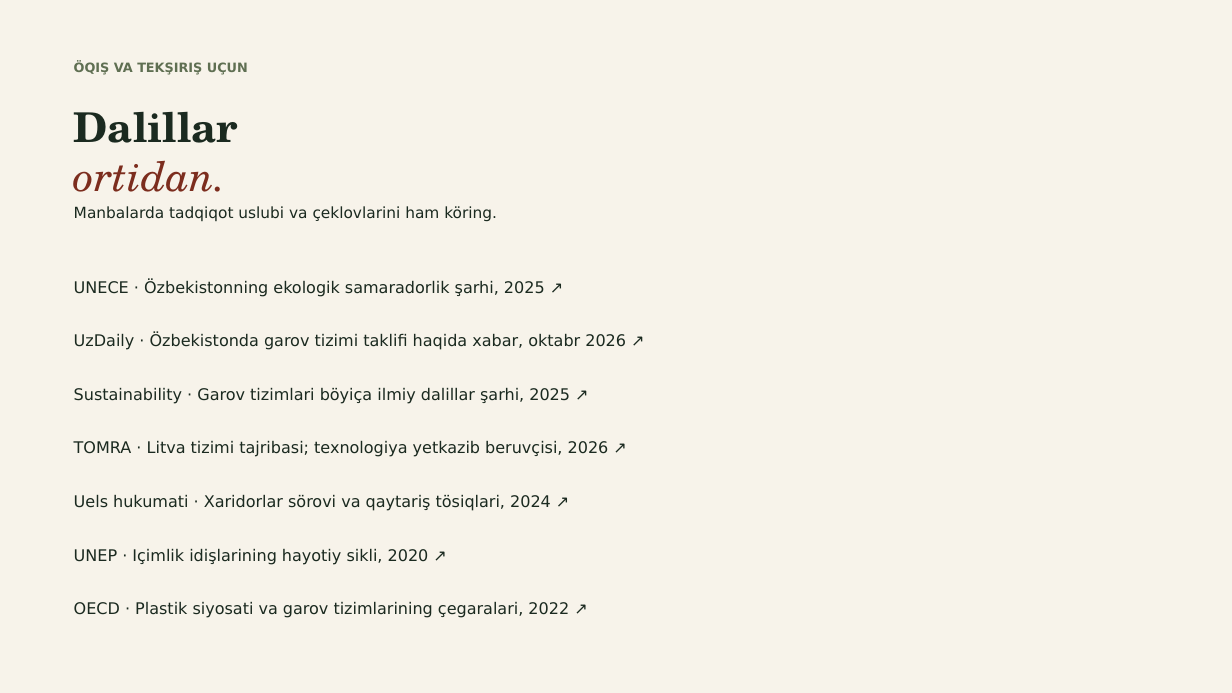
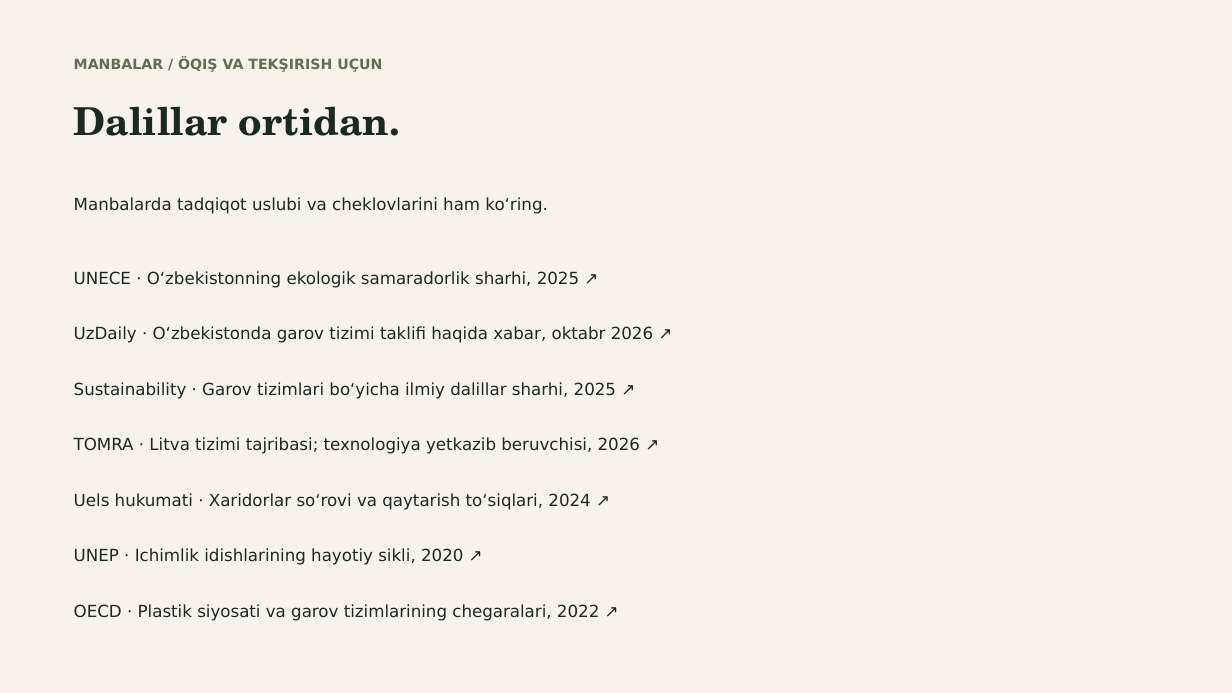
Before and after one commit to jasur-ai/brag, a slide deck: slide 11 of ekologiya-taqdimot.pptx (slide 13 before the commit). Drawn at 1232x693 pixels with LibreOffice and Linux fonts; fonts in the diff are those of the drawing. Boxes give left, top, right and bottom in pixels: in the first picture for what was removed or moved away, otherwise in the second. Text is boxed around its words. In the diff, an @@ line names an element or a change of style, - is before the commit and + after.

```diff
--- a/ekologiya-taqdimot.pptx
+++ b/ekologiya-taqdimot.pptx
@@ text at box(74, 57, 382, 72): text changed; size 10 to 11 pt @@
-ÖQIŞ VA TEKŞIRIŞ UÇUN
+MANBALAR / ÖQIŞ VA TEKŞIRISH UÇUN
@@ text at box(74, 106, 400, 136): text changed; size 32 to 30 pt @@
-Dalillar
-ortidan.
+Dalillar ortidan.
@@ text at box(74, 197, 547, 214): text changed; size 12 to 13 pt @@
-Manbalarda tadqiqot uslubi va çeklovlarini ham köring.
+Manbalarda tadqiqot uslubi va cheklovlarini ham ko‘ring.
@@ text at box(74, 271, 579, 288): text changed; size 12.5 to 13 pt @@
-UNECE · Özbekistonning ekologik samaradorlik şarhi, 2025 ↗
+UNECE · O‘zbekistonning ekologik samaradorlik sharhi, 2025 ↗
@@ text at box(74, 326, 653, 343): text changed; size 12.5 to 13 pt @@
-UzDaily · Özbekistonda garov tizimi taklifi haqida xabar, oktabr 2026 ↗
+UzDaily · O‘zbekistonda garov tizimi taklifi haqida xabar, oktabr 2026 ↗
@@ text at box(74, 382, 616, 399): text changed; size 12.5 to 13 pt @@
-Sustainability · Garov tizimlari böyiça ilmiy dalillar şarhi, 2025 ↗
+Sustainability · Garov tizimlari bo‘yicha ilmiy dalillar sharhi, 2025 ↗
@@ text at box(74, 437, 640, 454): text changed; size 12.5 to 13 pt @@
-TOMRA · Litva tizimi tajribasi; texnologiya yetkazib beruvçisi, 2026 ↗
+TOMRA · Litva tizimi tajribasi; texnologiya yetkazib beruvchisi, 2026 ↗
@@ text at box(74, 493, 590, 510): text changed; size 12.5 to 13 pt @@
-Uels hukumati · Xaridorlar sörovi va qaytariş tösiqlari, 2024 ↗
+Uels hukumati · Xaridorlar so‘rovi va qaytarish to‘siqlari, 2024 ↗
@@ text at box(74, 548, 463, 565): text changed; size 12.5 to 13 pt @@
-UNEP · Içimlik idişlarining hayotiy sikli, 2020 ↗
+UNEP · Ichimlik idishlarining hayotiy sikli, 2020 ↗
@@ text at box(74, 604, 599, 621): text changed; size 12.5 to 13 pt @@
-OECD · Plastik siyosati va garov tizimlarining çegaralari, 2022 ↗
+OECD · Plastik siyosati va garov tizimlarining chegaralari, 2022 ↗
```
Also in this commit, not shown: 7 other slides changed, 4 slides added, 6 slides removed.
